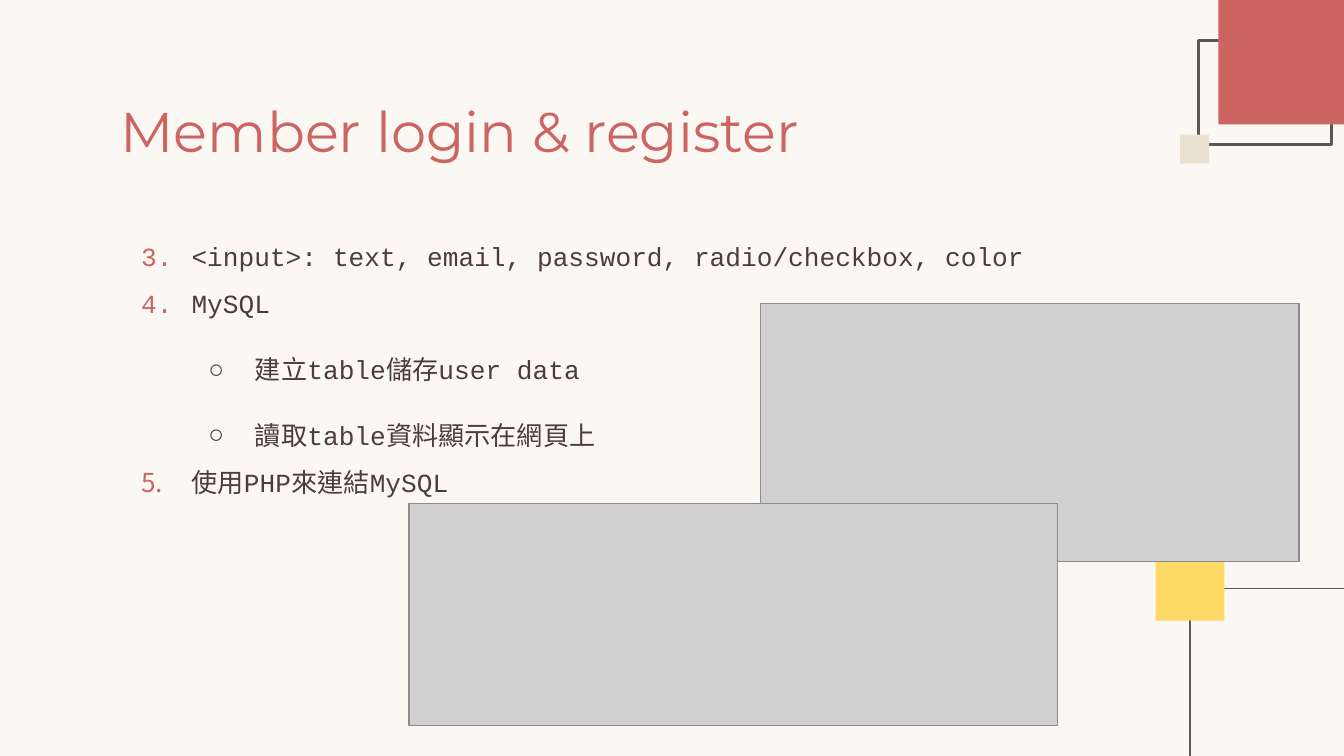
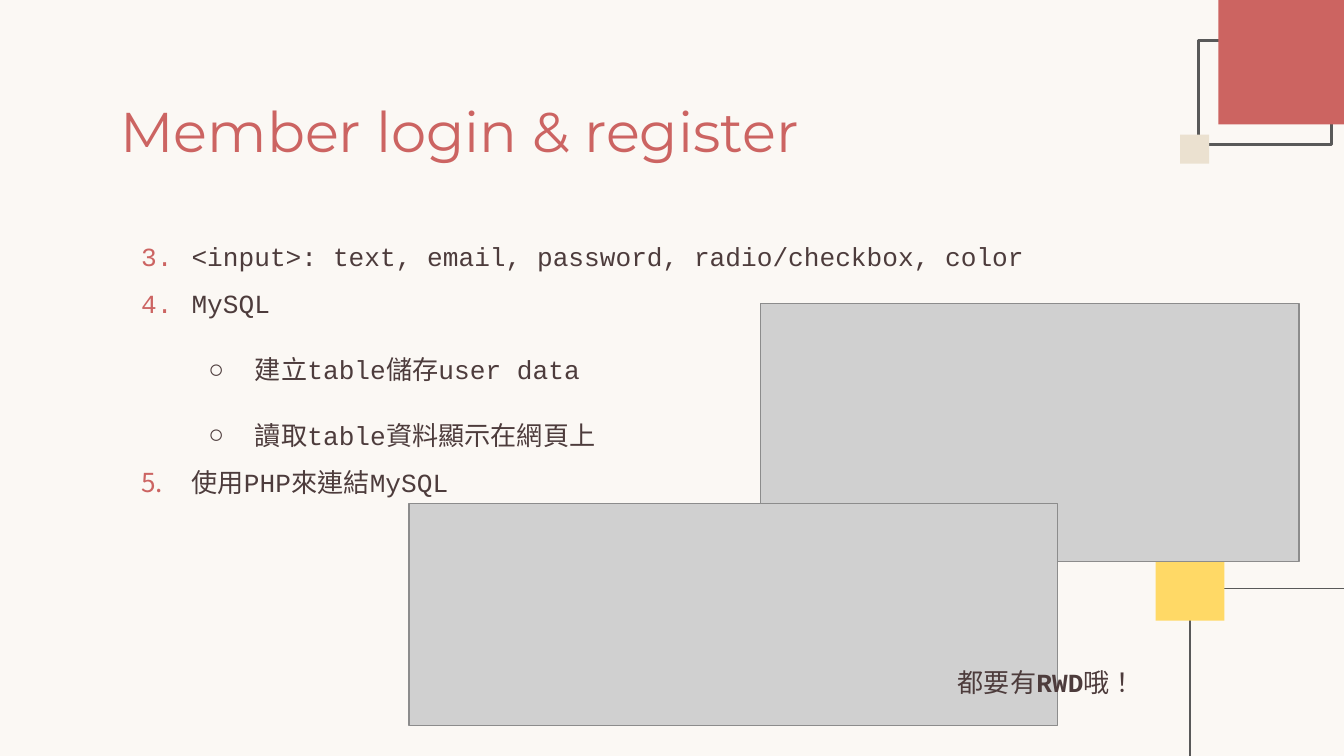
Before and after one commit to anitaHey/HCI-Summer-Training2022, a slide deck: slide 21 of ExampleWeb/Web1.pptx. Drawn at 1344x756 pixels with LibreOffice and Linux fonts; fonts in the diff are those of the drawing; grey boxes stand for pictures. Boxes give left, top, right and bottom in pixels: in the first picture for what was removed or moved away, otherwise in the second. Text is boxed around its words. In the diff, an @@ line names an element or a change of style, - is before the commit and + after.

Commit message:
update slides

```diff
--- a/ExampleWeb/Web1.pptx
+++ b/ExampleWeb/Web1.pptx
@@ text added at (958,666,1136,700), 14 pt, text #4D3C3C @@
+都要有RWD哦！
```
Also in this commit, not shown: 2 other slides changed.
